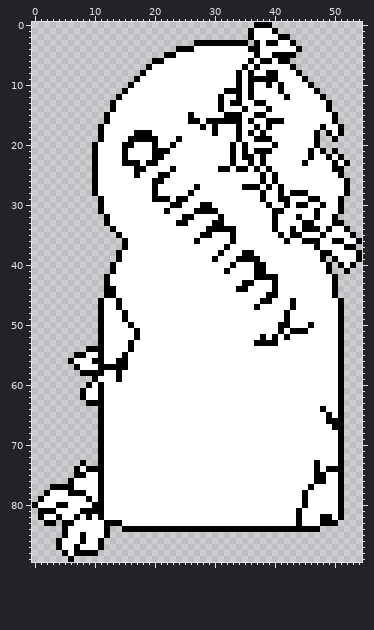
Two states of a sprite sheet, assets/battle_assets/enemies/template/images/dummy2.png. Above, as it was before the edit.
The file is 55x90 pixels.
New version:
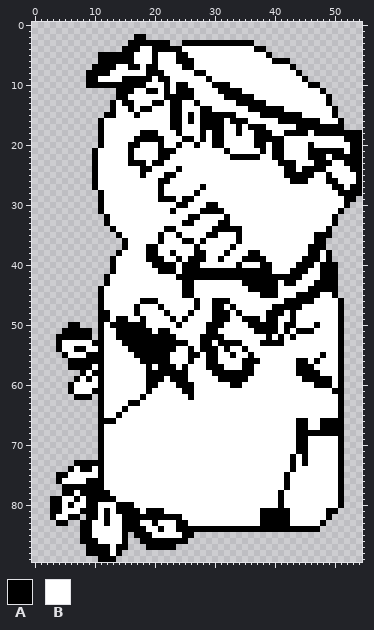
Palette (. is transparent): A #000000  B #ffffff
Difference:
Changed rows in their new state; - is an unchanged pixel.
first column x 0:
 0 -------------------------------------...---------------
 1 ------------------------------------.....--------------
 2 -----------------AA-----------------.......------------
 3 ----------------AAAAAAA--AA---------A.......-----------
 4 ---------------AAABBAAAA-BB---------B-A......----------
 5 -----------AAAAAABBBABBBAA-----------B-A....-----------
 6 -----------AAAAAABBB-B--AAA---------B-BBA--------------
 7 ----------AAAABBAAB-A----AA--------B-B-----------------
 8 ---------AAAABBBBBBAAA-----AA-----B-B--BB--------------
 9 ---------AABBBBAA-AA-AA------A----B-BBBBB--------------
10 ---------AAAAAAA-AA---A-AA----AAA-B-B--B-B-----A-------
11 --------------A-A--AA-A-AAA----A----B----B-----BA------
12 ---------------A------AAAAA----BAA-A------B-----BA-----
13 ---------------AA---AA-AA--A---B-B-AA------------------
14 ----------------A-AA---AA---AA-B---BAAA-AA-------BA----
15 -------------A---A-----AA---AAAA--B--B-AAAAAA----------
16 -----------AB----------AA--BA---B--AB--BB-AAAAAA--BA---
17 -----------------------AA----A-A----A-AB----AAAA-AA----
18 -----------------B--A---A---A--A----BA-A--AAAA--A-A-AAA
19 ----------------B----A--BAA-A-AA--B-----AA-----BBBBBAAA
20 ----------.A---B-A--BA-BA--A--AA-B-B-AA--A----ABBBBBBAA
21 ---------------BA---B--A--------AB-B-B-BAA-----A-A-ABAA
22 ---------------BA---B-A-----------A--AB-AA-----AABA-AAA
23 ---------------B--AB-A-----------B--B-B--AAA-B-AAAB--AA
24 -----------------B-A---BA------BB-BB-B-B--AA-AAAA-BBBAA
25 -----------------BA--B-A--------------B-B-AAAAA--A-BBBA
26 --------------------B-A---------------B-B--AAA---AA-BBA
27 --------------------BA-----BA------BBB-B-B--------AABAA
28 ----------.A--------BA----BA----------B--B-BBB-----A-AA
29 --------------------B--AB-A-----------B--BB---BB---BAA-
30 -----------------------B-A--B-A--------B--B-BB--B--BA--
31 ----------------------BA---B---A--------BB-----B-------
32 -------------------------B-A---BA-------B---B--B-------
33 ------------------------B-A---B-A-------B----BB----.---
34 ----------------------AA-----B----A-----B--B-BBB--...--
35 ---------------------A--A---B-A--BA------B-BB--A-A....-
36 ---------------------A---AABA----BA-------B--BB-A......
37 -------------------AA------A----BA------------A-A.....-
38 -------------------AA--A---AA--BA--B-A--------AAB-.....
39 -------------AB----AAA--A-AAA-BA--B---A------AAABA.....
40 --------------------AAAA-AAA-----BA--B-A----AAA-A-A...-
41 ---------------------AAA-AAAAAAA-AAAA--A---AAA--A-A-.--
42 ------------------------AAAAAAAAAAAAA----AAAA---AA-----
43 -------------------------AA----------AAA--AA---AAA-----
44 -----------ABB-----------AA-------BBAAAA------AAAA-----
45 -----------ABB-----------AA-----------A-----AAAA-------
46 --------------B---AAA------A--AAA-----BB--A-AAA--------
47 --------------B--A---A-----A--AA-A---B--AAA-A----------
48 ------------A--B-A----A---A---AAA-A----AAABA-----------
49 ------------A-A---A----A-A----AAA--AAA-AA-BA-----------
50 ------AA-----AAA-AA-----A----AAA----AAAAAB-A--BA-------
51 -----AAAAA----AAA-AA-AA------AA------AAAABAB--A--------
52 ----AAAAAA----AAA-AAAAAA----AAAA------BABABA-----------
53 ----ABBBBBA----A-AAAAAAAAA--AA-AAAA--B---A-------------
54 ----ABBAABB------AAAAAAA--A-AAA-A--A-------------------
55 -----ABBBAA----B-AAAAAA---AA-AA--A--A-----------A------
56 -------AAA----BB--AAAAA---A--AA----AAA------AA-A-------
57 ------A-AA--BBBB---A-AAA-A---AAA---AA-------AAA--------
58 ---------B----B----AAAAAAA----AAAAAAA-------AAAA-------
59 -------ABABA--B----AAA-AAA-----AAAAA---------AAAAA-----
60 ------ABBB---------AA---AAA------AA------------AAA-----
61 ------ABB-A--------A-----AA-----------------------A----
62 -------A-A.-------A-------A----------------------------
63 ---------..-----AA-------------------------------------
64 ---------------A--------------------------------B------
65 --------------A----------------------------------B-----
66 ------------AA------------------------------AA--A------
67 --------------------------------------------AA--AA-----
68 --------------------------------------------AAAAAAA----
69 --------------------------------------------AA---------
70 --------------------------------------------AA---------
71 --------------------------------------------AA---------
72 -------------------------------------------A-A---------
73 -------A-AA--------------------------------A-A-B-------
74 ------ABA-B--------------------------------A---B-BB----
75 ----AABBB---------------------------------A----BB------
76 ----ABB--AA-------------------------------A----BB------
77 ---..--AAAA-------------------------------A---B--------
78 --...A-B-AA-A----------------------------A---B---------
79 -..AA--A--A-AA---------------------------A---B---------
80 ...A-BA--A-B--AAA------------------------A---B---------
81 -..-A------BA-AAAA-AAA----------------AAAAA-B----AA.---
82 -..AB-A-.-ABA--AAAAAAAAAA-------------AAAAA-B---B-..---
83 --..A-..AA---BBAAA--A---AA------------AAAAA-B----..----
84 -----...AA--BBB----BB-BB-------------------------------
85 -----...-A--BBBA-AAABBBBBAA----------------------------
86 ----....-AABBBBA--AAAAAAAA-----------------------------
87 ----.....AA-ABAA---AAAAA-------------------------------
88 -----....--AABA----------------------------------------
89 ------.----AAA-----------------------------------------
Boxes around the changes in both pictures, in picture pixels (x1, y1, x2, y2):
changed: (32, 22, 362, 562)
